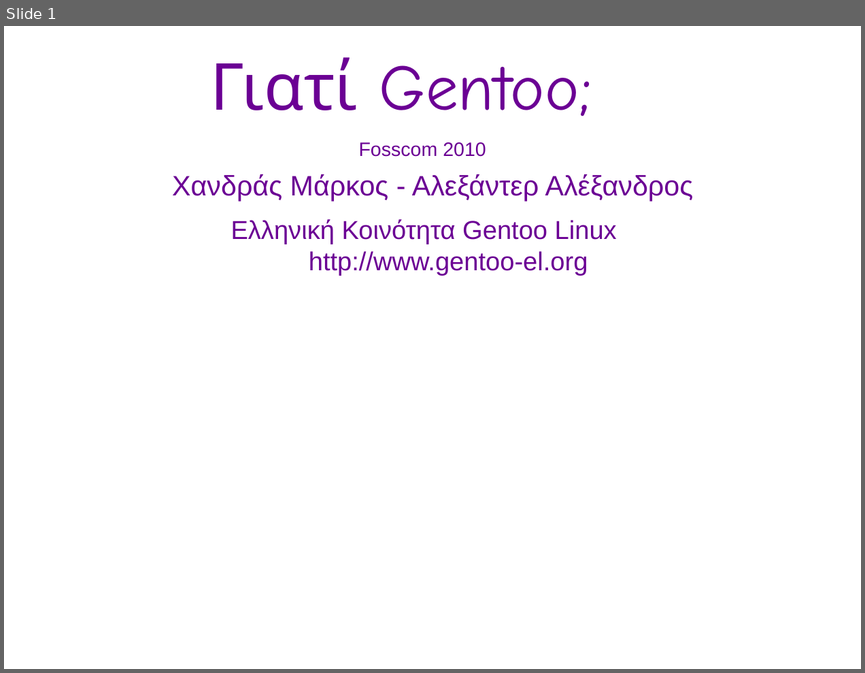
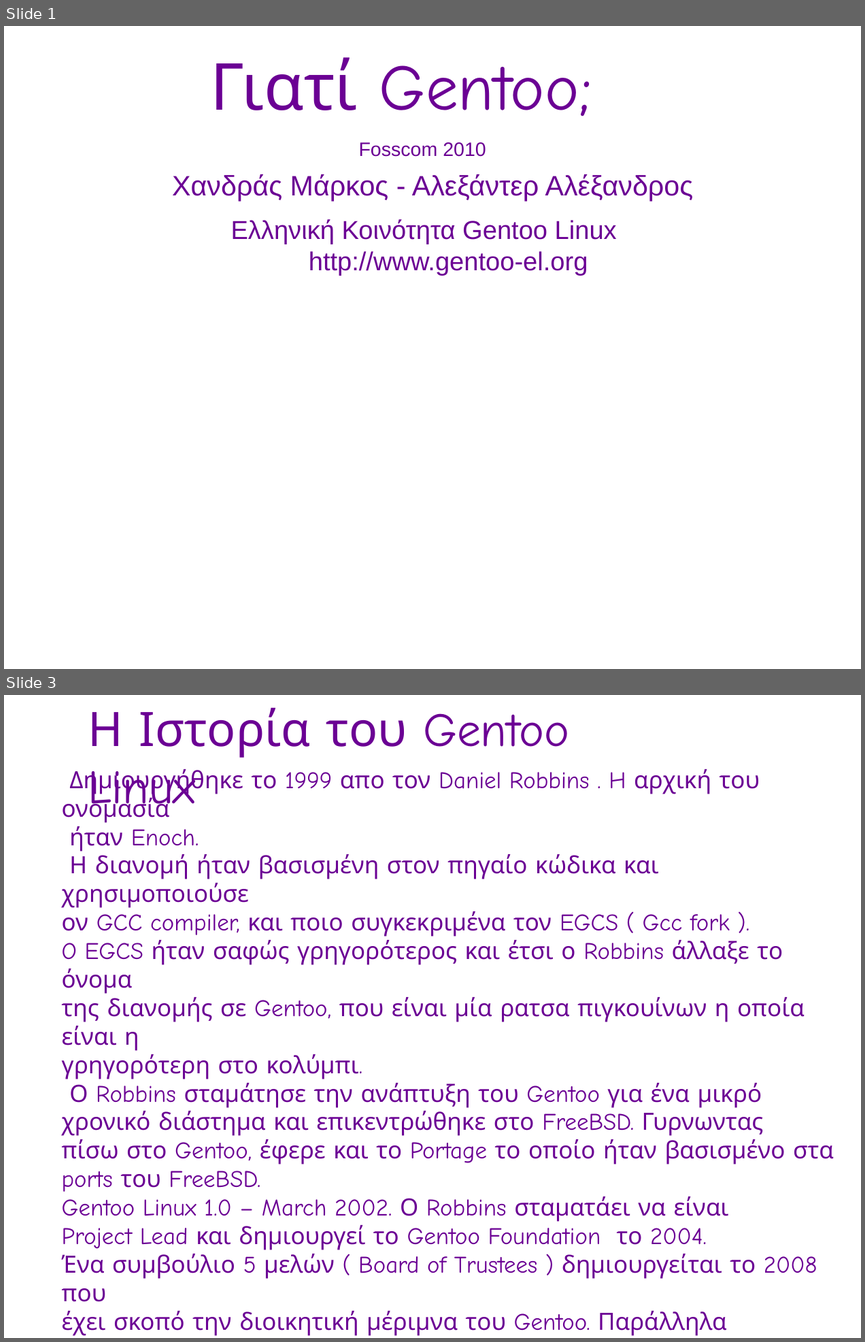
Before and after one commit to gentoo-el/presentations, a slide deck: fosscom-2010_pres.odp. Shown one above the other, each under a label of ours: slide 1 before the commit, slides 1 and 3 after it; the slides between them are not shown. The pictures are 865x673 and 865x1342 pixels, drawn with LibreOffice and Linux fonts; fonts in the diff are those of the drawing; background and template pictures are left out. Boxes give left, top, right and bottom in pixels: in the first picture for what was removed or moved away, otherwise in the second. Text is boxed around its words. In the diff, an @@ line names an element or a change of style, - is before the commit and + after.

Commit message:
Updated
Added
* Index
* History
* Configuration
* Portage
* +/-

```diff
--- a/fosscom-2010_pres.odp
+++ b/fosscom-2010_pres.odp
@@ slide 3 added at (4,695,861,1338), background picture (left out) @@
@@ text added at (88,707,569,817), 44 pt, text #6B0094 @@
+Η Ιστορία του Gentoo Linux
@@ text added at (62,769,834,1336), 22 pt, text #6B0094 @@
+● Δημιουργήθηκε το 1999 απο τον Daniel Robbins . H αρχική του ονομασία
+● ήταν Enoch.
+● Η διανομή ήταν βασισμένη στον πηγαίο κώδικα και χρησιμοποιούσε
+● ον GCC compiler, και ποιο συγκεκριμένα τον EGCS ( Gcc fork ).
+● O EGCS ήταν σαφώς γρηγορότερος και έτσι ο Robbins άλλαξε το όνομα
+● της διανομής σε Gentoo, που είναι μία ρατσα πιγκουίνων η οποία είναι η
+● γρηγορότερη στο κολύμπι.
+● Ο Robbins σταμάτησε την ανάπτυξη του Gentoo για ένα μικρό
+● χρονικό διάστημα και επικεντρώθηκε στο FreeBSD. Γυρνωντας
+● πίσω στο Gentoo, έφερε και το Portage το οποίο ήταν βασισμένο στα
+● ports του FreeBSD.
+● Gentoo Linux 1.0 – March 2002. Ο Robbins σταματάει να είναι
+● Project Lead και δημιουργεί το Gentoo Foundation το 2004.
+● Ένα συμβούλιο 5 μελών ( Board of Trustees ) δημιουργείται το 2008 που
+● έχει σκοπό την διοικητική μέριμνα του Gentoo. Παράλληλα
+● ένα συμβούλιο 7 μελών ( Gentoo Council ) είναι υπεύθυνο για την επίβλεψη
+● της ορθής λειτουργίας του τεχνικού τμήματος.
```
Also in this commit, not shown: 4 other slides added.
